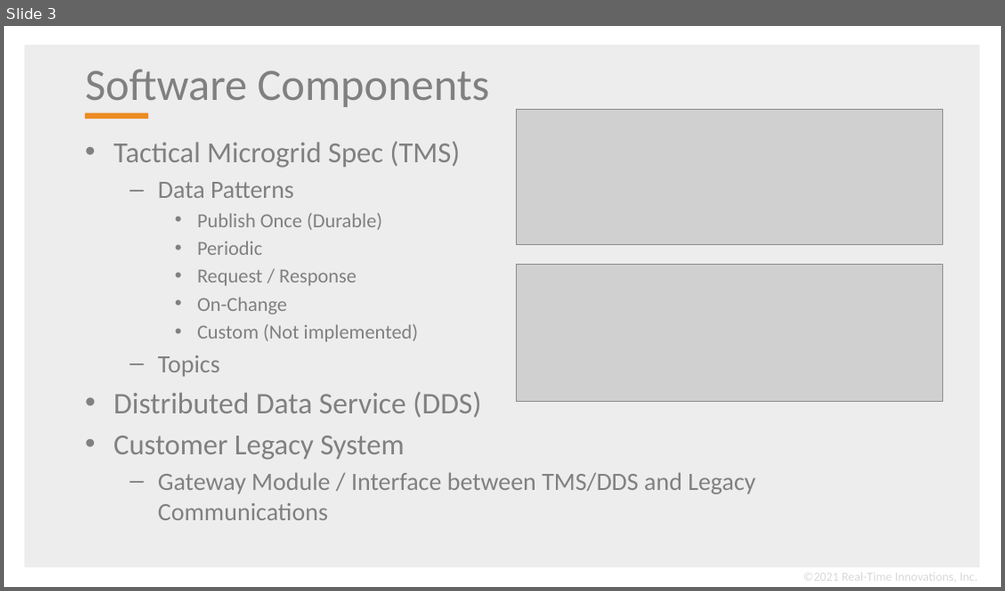
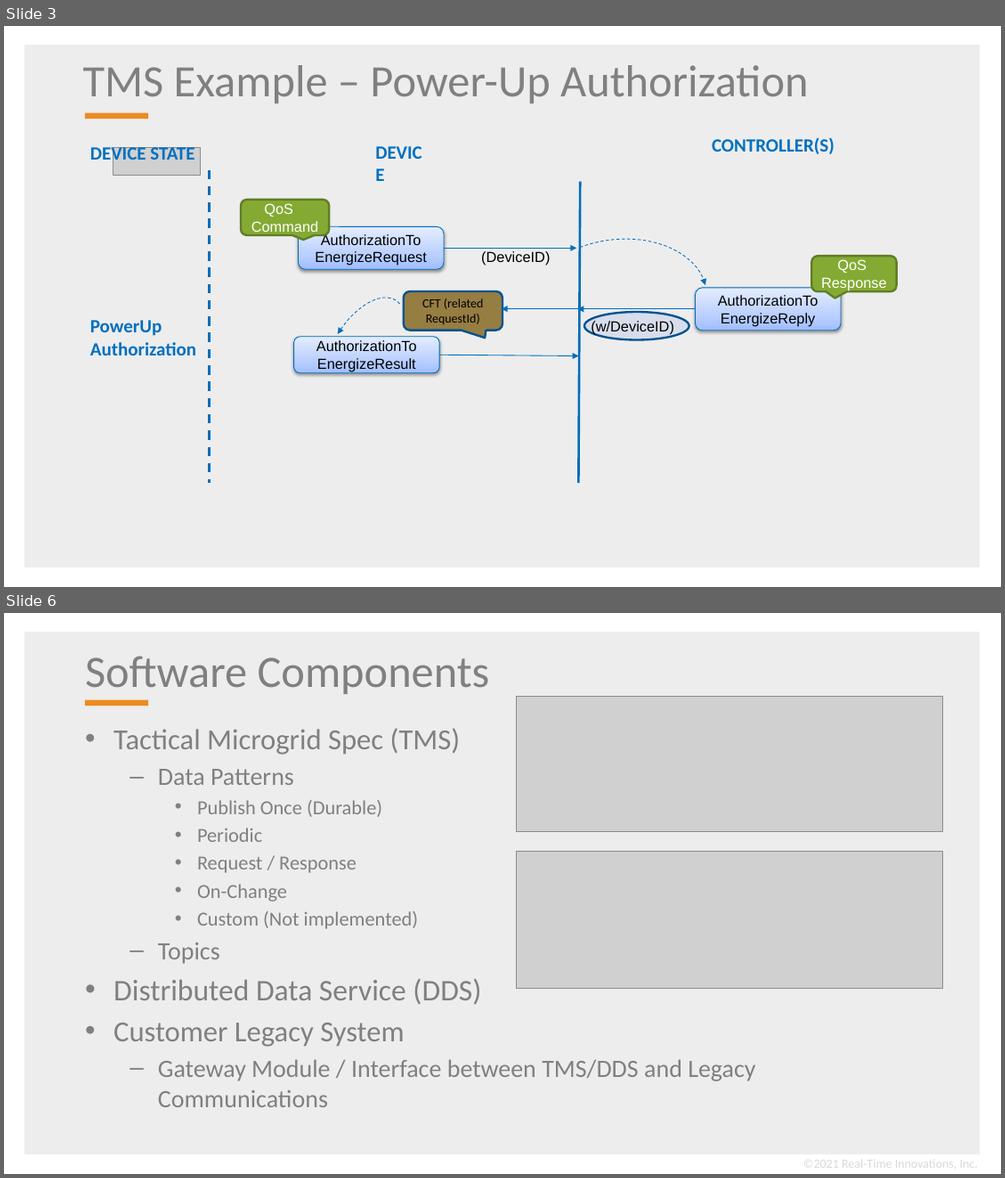
Before and after one commit to psmass/tms, a slide deck: tmsExample.pptx. Shown one above the other, each under a label of ours: slide 3 before the commit, slides 3 and 6 after it; the slides between them are not shown. The pictures are 1005x591 and 1005x1178 pixels, drawn with LibreOffice and Linux fonts; fonts in the diff are those of the drawing; grey boxes stand for pictures; background and template pictures are left out. Boxes give left, top, right and bottom in pixels: in the first picture for what was removed or moved away, otherwise in the second. Text is boxed around its words. In the diff, an @@ line names an element or a change of style, - is before the commit and + after.

```diff
--- a/tmsExample.pptx
+++ b/tmsExample.pptx
@@ slide 3 added at [4,26,1001,587], background #FFFFFF; not listed: 2 template elements that a slide beside it also shows @@
@@ title added at [83,65,808,103], 43.2 pt, text #808080 @@
+TMS Example – Power-Up Authorization
@@ text added at [90,147,194,166], 18 pt, text #0070C0, bold @@
+DEVICE STATE
@@ picture added at [113,147,200,176] @@
@@ text added at [368,136,437,162], 18 pt, text #0070C0, bold @@
+DEVICE
@@ text added at [712,137,834,154], 18 pt, text #0070C0, bold @@
+CONTROLLER(S)
@@ line added from (210, 169) to (210, 483), #006EBC 2.25 pt dashed @@
@@ line added from (581, 182) to (578, 483), #006EBC 2.25 pt @@
@@ rounded speech box added at [241,200,329,235], fill #84AA33, outline #627E26 2 pt, 14 pt, text #FFFFFF @@
+QoS Command
@@ rounded rectangle added at [299,226,445,269], fill gradient #A0BEFF to #BCD0FF to #E5EDFF, outline #006EBC 0.75 pt, 14 pt, text #000000 @@
+AuthorizationTo EnergizeRequest
@@ arc (boxed as its full ellipse) added at [516,227,716,381], outline #006EBC 0.75 pt dashed @@
@@ arrow added from (444, 248) to (577, 248), #006EBC 0.75 pt @@
@@ text added at [481,251,550,265], 14 pt, text #000000 @@
+(DeviceID)
@@ rounded speech box added at [811,256,896,291], fill #84AA33, outline #627E26 2 pt, 14 pt, text #FFFFFF @@
+QoS Response
@@ arc (boxed as its full ellipse) added at [306,283,421,417], outline #006EBC 0.75 pt dashed @@
@@ rounded speech box added at [404,291,502,330], fill #967D42, outline #00538E 2 pt, 12 pt, text #000000 @@
+CFT (related RequestId)
@@ arrow added from (578, 309) to (502, 309), #006EBC 0.75 pt @@
@@ group added at [577,288,841,339]: 1 ellipse, 1 rounded rectangle, 1 arrow, 1 text @@
+AuthorizationTo EnergizeReply
+(w/DeviceID)
@@ text added at [90,320,196,355], 18 pt, text #0070C0, bold @@
+PowerUp Authorization
@@ rounded rectangle added at [294,337,440,373], fill gradient #A0BEFF to #BCD0FF to #E5EDFF, outline #006EBC 0.75 pt, 14 pt, text #000000 @@
+AuthorizationTo EnergizeResult
@@ arrow added from (439, 355) to (579, 356), #006EBC 0.75 pt @@
@@ what was slide 3 is now slide 6 @@
```
Also in this commit, not shown: 3 other slides added, 1 slide removed, 11 other files.
